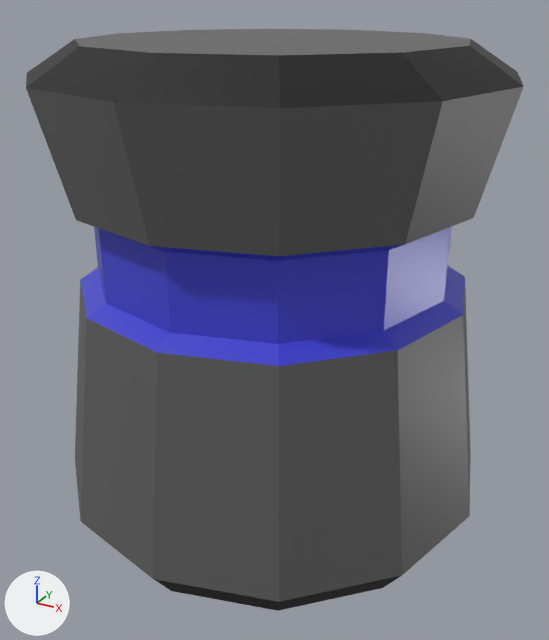
The COLLADA model game/assets/dae/BoxCircle.dae as it was, and as the next commit left it.
Both versions are drawn from a camera (50 mm lens) standing at (5.498, -1.651, 1.254) and looking at (4.666, -0.139, 0.498). The lights are fixed; the arrows at lower left show +X, +Y and +Z. Where no turn or scale is listed for an object, it has been applied to the vertices.

The first picture shows 'BoxCylindric'.
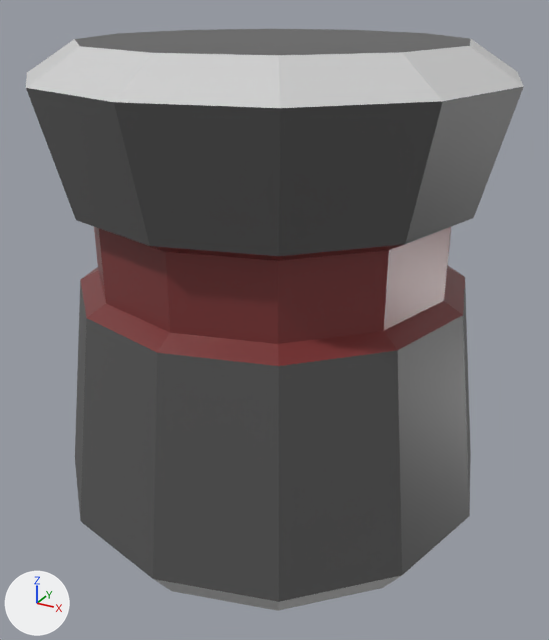
Where the newer file only moved an object's origin or applied its transform, the numbers keep the older frame.

Pixel boxes [x1, y1, x2, y2] of what changed, in the pictures (549 x 640 px):
```json
{"part": 1, "of": "me_cylindre", "change": "recoloured", "before": [26, 39, 524, 611], "after": [26, 39, 524, 611], "on screen": "black to grey"}
{"part": 2, "of": "me_cylindre", "change": "recoloured", "before": [26, 29, 523, 602], "after": [26, 29, 523, 602]}
{"part": 3, "of": "me_cylindre", "change": "recoloured", "before": [80, 222, 465, 366], "after": [80, 222, 465, 366]}
```

Scene script edits in JSON lines:
```json
{"op": "add", "block": "mat_lightgrey", "code": ["mat_lightgrey = principled_material('LightGrey')", "mat_lightgrey.base_color = (0.633, 0.633, 0.633)  # light grey #d0d0d0", "mat_lightgrey.roughness = 0.48"]}
{"op": "add", "block": "mat_darkgrey", "code": ["mat_darkgrey = principled_material('DarkGrey')", "mat_darkgrey.base_color = (0.0954, 0.0954, 0.0954)  # dark grey #575757", "mat_darkgrey.roughness = 0.44"]}
{"op": "add", "block": "mat_red", "code": ["mat_red = principled_material('Red')", "mat_red.base_color = (0.203, 0.0385, 0.0385)  # dark red #7c3737", "mat_red.roughness = 0.34"]}
{"block": "me_cylindre", "where": "me_cylindre.from_pydata(...)  # 96 vertices, 86 faces; spans x -0.541..0.541, y -0.541..0.541, z -0.583..0.569"}
{"block": "me_cylindre", "where": "# used by ob_boxcylindric; location = (4.648, -0.111, 0.58)"}
{"block": "me_cylindre", "change": "me_cylindre part 1: all 24 faces that had it switch from mat_boxyellow (black #000000) to mat_lightgrey (light grey #d0d0d0)"}
{"block": "me_cylindre", "change": "me_cylindre part 2: all 26 faces that had it switch from mat_boxblack (dark grey #5f5f5f) to mat_darkgrey (dark grey #575757)"}
{"block": "me_cylindre", "change": "me_cylindre part 3: all 36 faces that had it switch from mat_matériau (blue #4447d1) to mat_red (red #7d3737)"}
```
